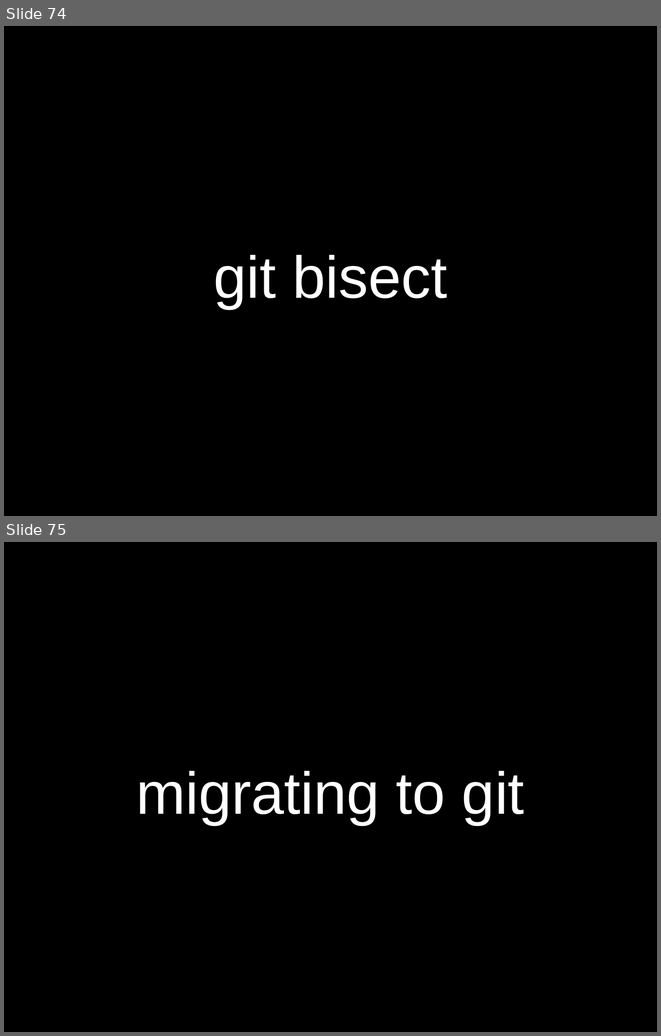
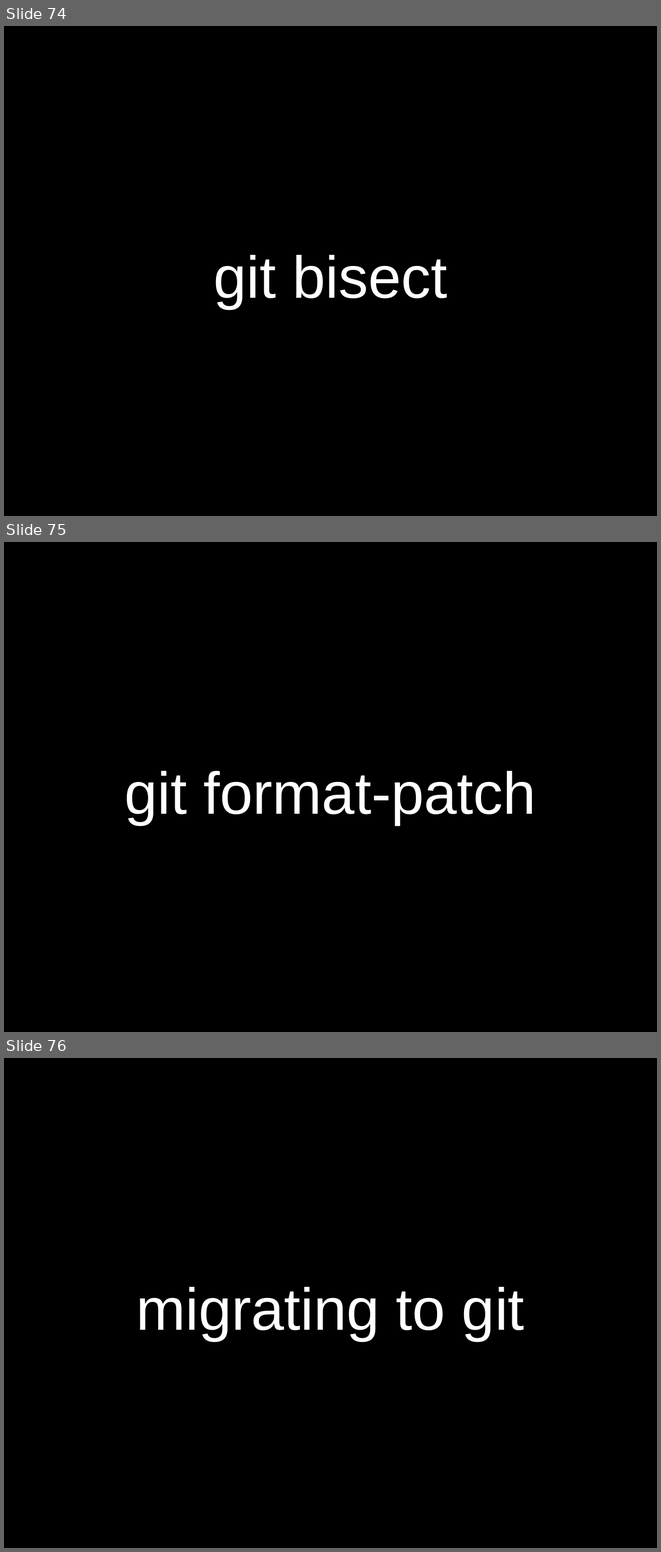
Before and after one commit to sneakin/git-presentation, a slide deck: slides.odp. Shown one above the other, each under a label of ours: slides 74 and 75 before the commit, slides 74, 75 and 76 after it. The pictures are 661x1036 and 661x1552 pixels, drawn with LibreOffice and Linux fonts; fonts in the diff are those of the drawing. Boxes give left, top, right and bottom in pixels: in the first picture for what was removed or moved away, otherwise in the second. Text is boxed around its words. In the diff, an @@ line names an element or a change of style, - is before the commit and + after.

Commit message:
Added a slide for git-format-patch, which lets you email patch sets.

```diff
--- a/slides.odp
+++ b/slides.odp
@@ slide 75 added at (4, 542, 657, 1032), background #000000 @@
@@ title added at (125, 771, 536, 824), 72 pt, text #FFFFFF @@
+git format-patch
@@ what was slide 75 is now slide 76 @@
```
